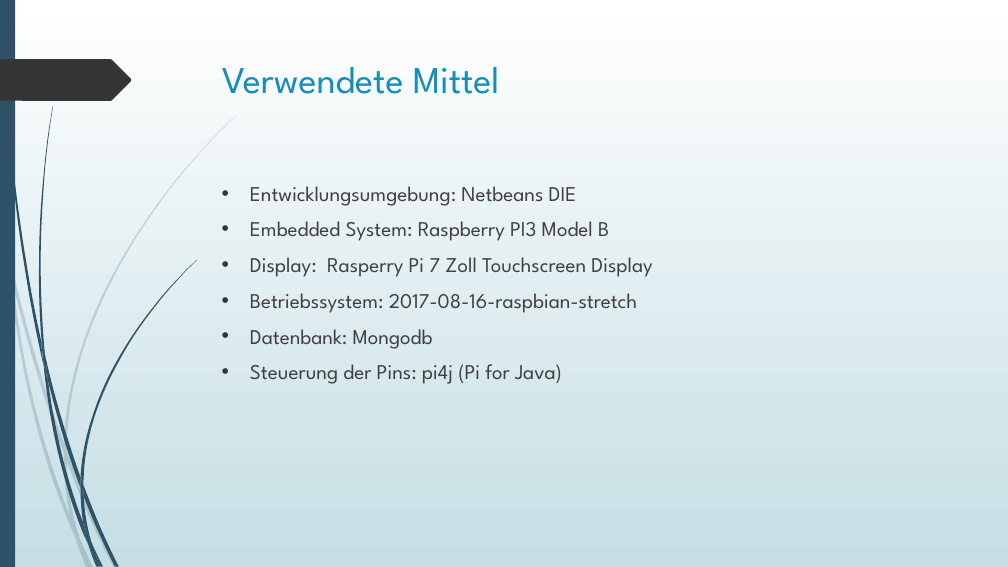
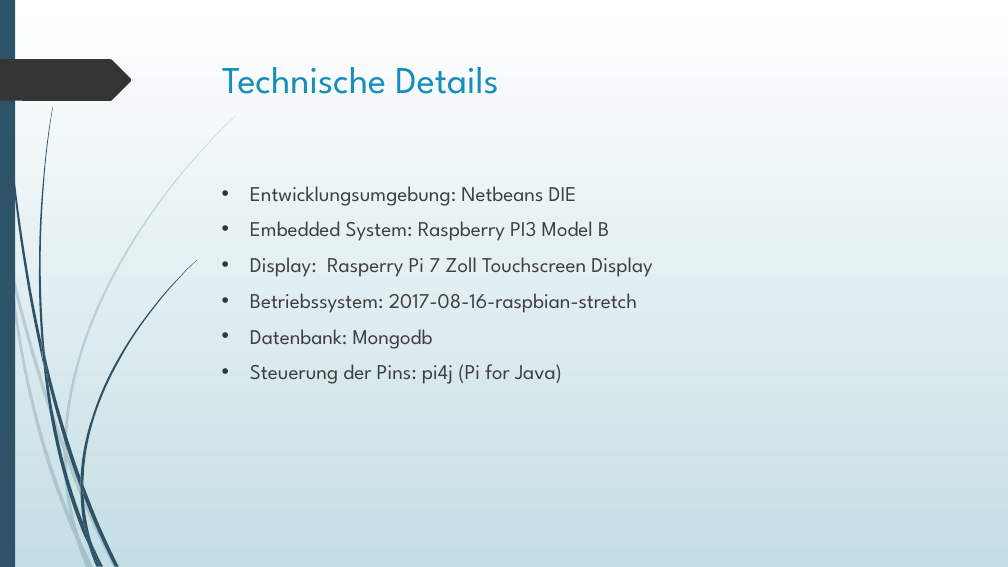
Before and after one commit to Katzenfuetterungsanlage/fuettr_prototype, a slide deck: slide 5 of Diplomarbeit/Powerpoint/Harrer.pptx. Drawn at 1008x567 pixels with LibreOffice and Linux fonts; fonts in the diff are those of the drawing. Boxes give left, top, right and bottom in pixels: in the first picture for what was removed or moved away, otherwise in the second. Text is boxed around its words. In the diff, an @@ line names an element or a change of style, - is before the commit and + after.

Commit message:
Harrer Text und Präsentation

```diff
--- a/Diplomarbeit/Powerpoint/Harrer.pptx
+++ b/Diplomarbeit/Powerpoint/Harrer.pptx
@@ title at (x1=222, y1=67, x2=498, y2=94): text changed @@
-Verwendete Mittel
+Technische Details
```
Also in this commit, not shown: 1 other slide changed, 1 other file.
